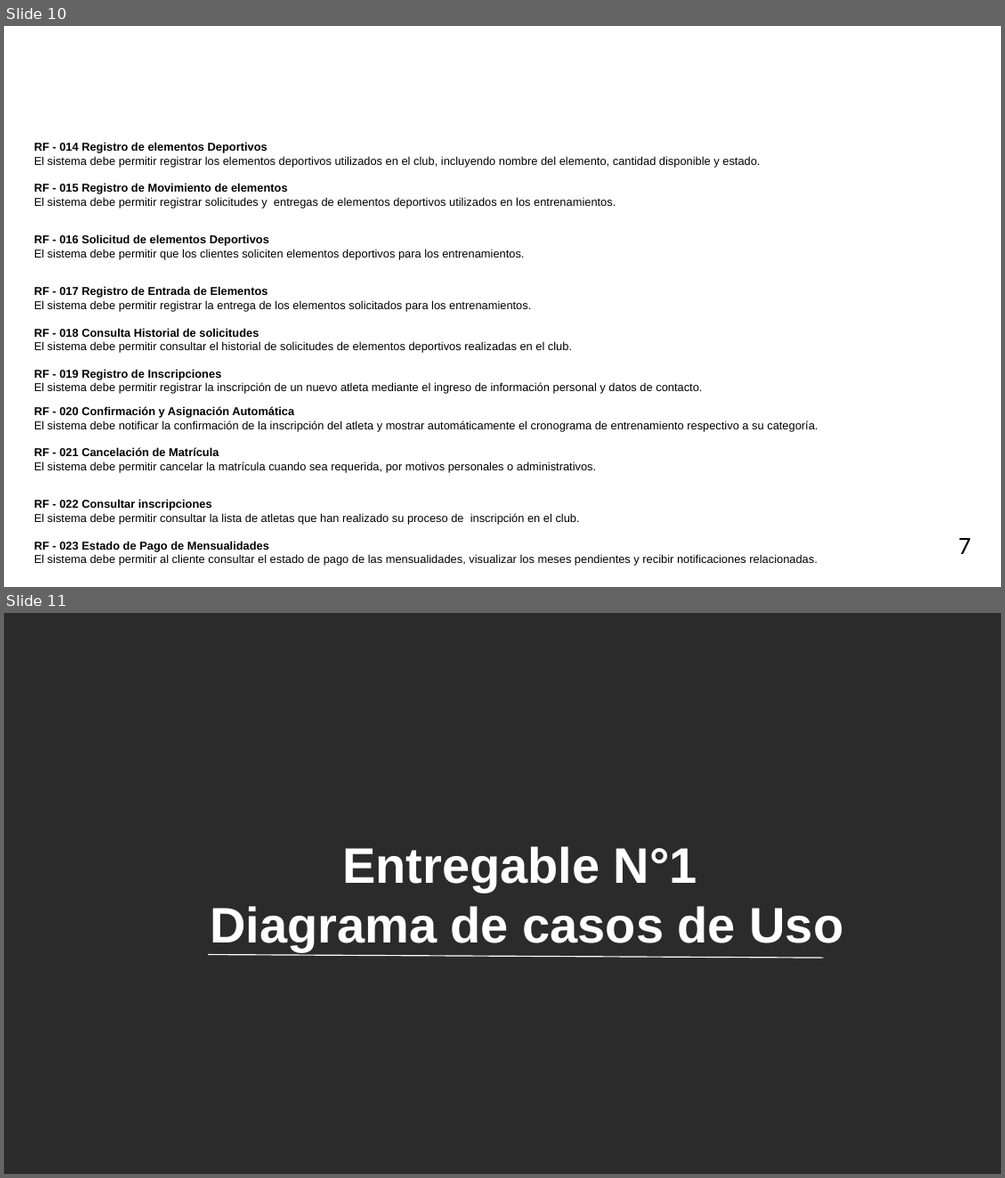
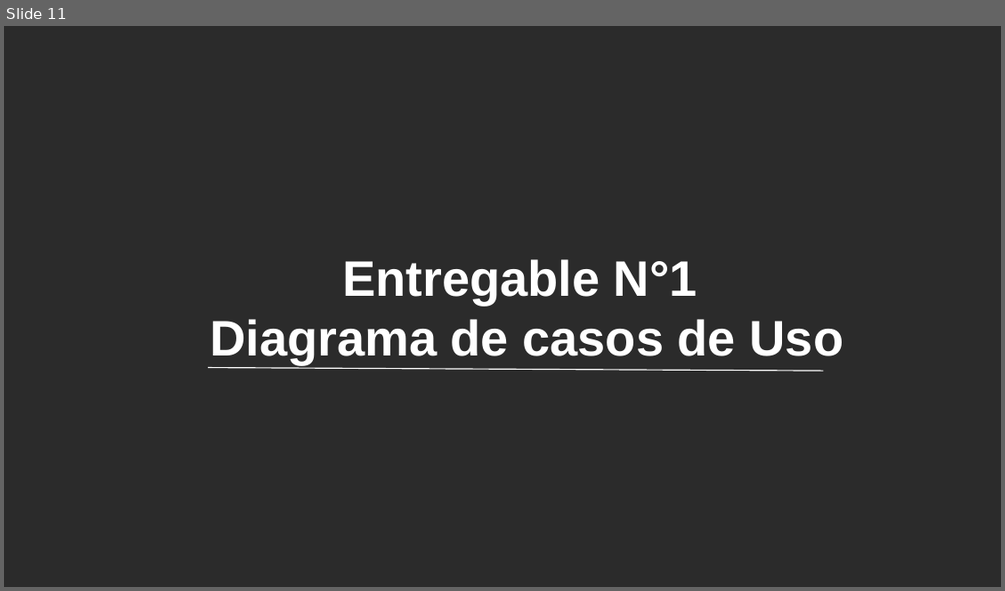
Before and after one commit to DONLEO21/Pruebas, a slide deck: Documentación/Presentacion_SENA_CheerClick_II.pptx. Shown one above the other, each under a label of ours: slides 10 and 11 before the commit, slide 11 after it. The pictures are 1005x1178 and 1005x591 pixels, drawn with LibreOffice and Linux fonts; fonts in the diff are those of the drawing; background and template pictures are left out; a plain dark background stands for a picture behind light text. Boxes give left, top, right and bottom in pixels: in the first picture for what was removed or moved away, otherwise in the second. Text is boxed around its words. In the diff, an @@ line names an element or a change of style, - is before the commit and + after.

```diff
--- a/Documentación/Presentacion_SENA_CheerClick_II.pptx
+++ b/Documentación/Presentacion_SENA_CheerClick_II.pptx
@@ slide 10 removed at [4, 26, 1001, 587], background picture (left out) @@
@@ text removed at [34, 142, 817, 565] @@
-RF - 014 Registro de elementos Deportivos
-El sistema debe permitir registrar los elementos deportivos utilizados en el club, incluyendo nombre del elemento, cantidad disponible y estado.
-RF - 015 Registro de Movimiento de elementos
-El sistema debe permitir registrar solicitudes y entregas de elementos deportivos utilizados en los entrenamientos.
-RF - 016 Solicitud de elementos Deportivos
-El sistema debe permitir que los clientes soliciten elementos deportivos para los entrenamientos.
-RF - 017 Registro de Entrada de Elementos
-El sistema debe permitir registrar la entrega de los elementos solicitados para los entrenamientos.
-RF - 018 Consulta Historial de solicitudes
-El sistema debe permitir consultar el historial de solicitudes de elementos deportivos realizadas en el club.
-RF - 019 Registro de Inscripciones
-El sistema debe permitir registrar la inscripción de un nuevo atleta mediante el ingreso de información personal y datos de contacto.
-RF - 020 Confirmación y Asignación Automática
-El sistema debe notificar la confirmación de la inscripción del atleta y mostrar automáticamente el cronograma de entrenamiento respectivo a su categoría.
-RF - 021 Cancelación de Matrícula
-El sistema debe permitir cancelar la matrícula cuando sea requerida, por motivos personales o administrativos.
-RF - 022 Consultar inscripciones
-El sistema debe permitir consultar la lista de atletas que han realizado su proceso de inscripción en el club.
-RF - 023 Estado de Pago de Mensualidades
-El sistema debe permitir al cliente consultar el estado de pago de las mensualidades, visualizar los meses pendientes y recibir notificaciones relacionadas.
@@ text removed at [148, 142, 719, 380] @@
-Requisitos Funcionales - Elementos deportivos y Inscripciones
@@ text removed at [958, 538, 971, 554] @@
-7
```
Also in this commit, not shown: 13 slides changed, 1 slide added, 1 other slide removed.
